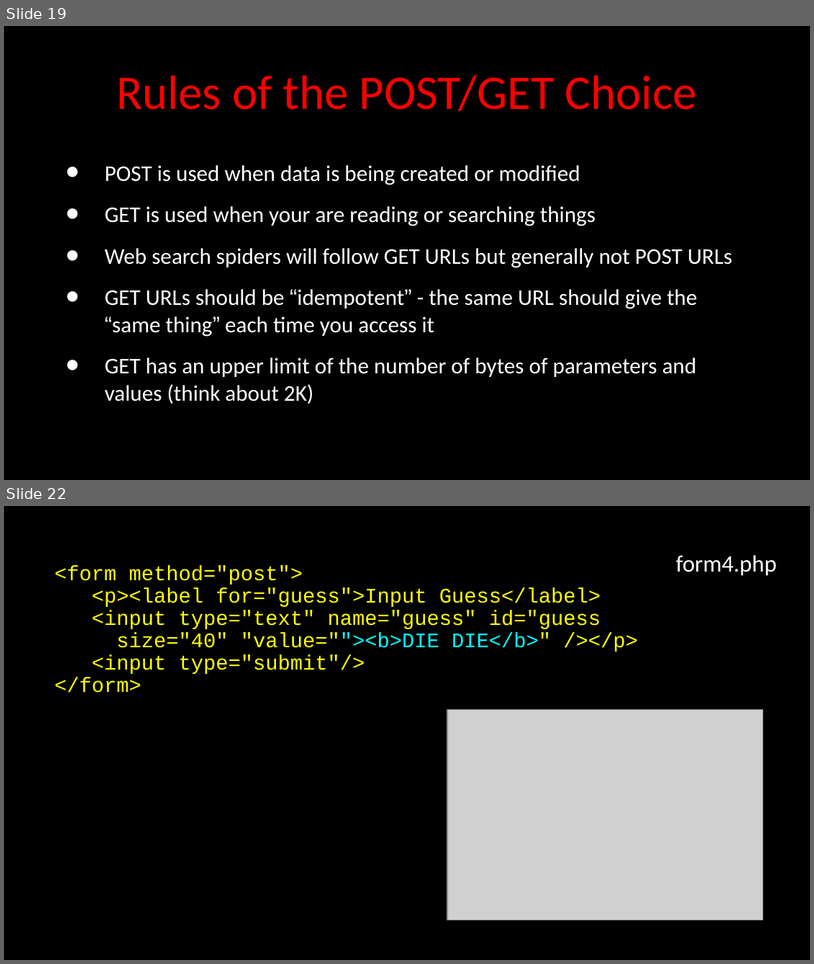
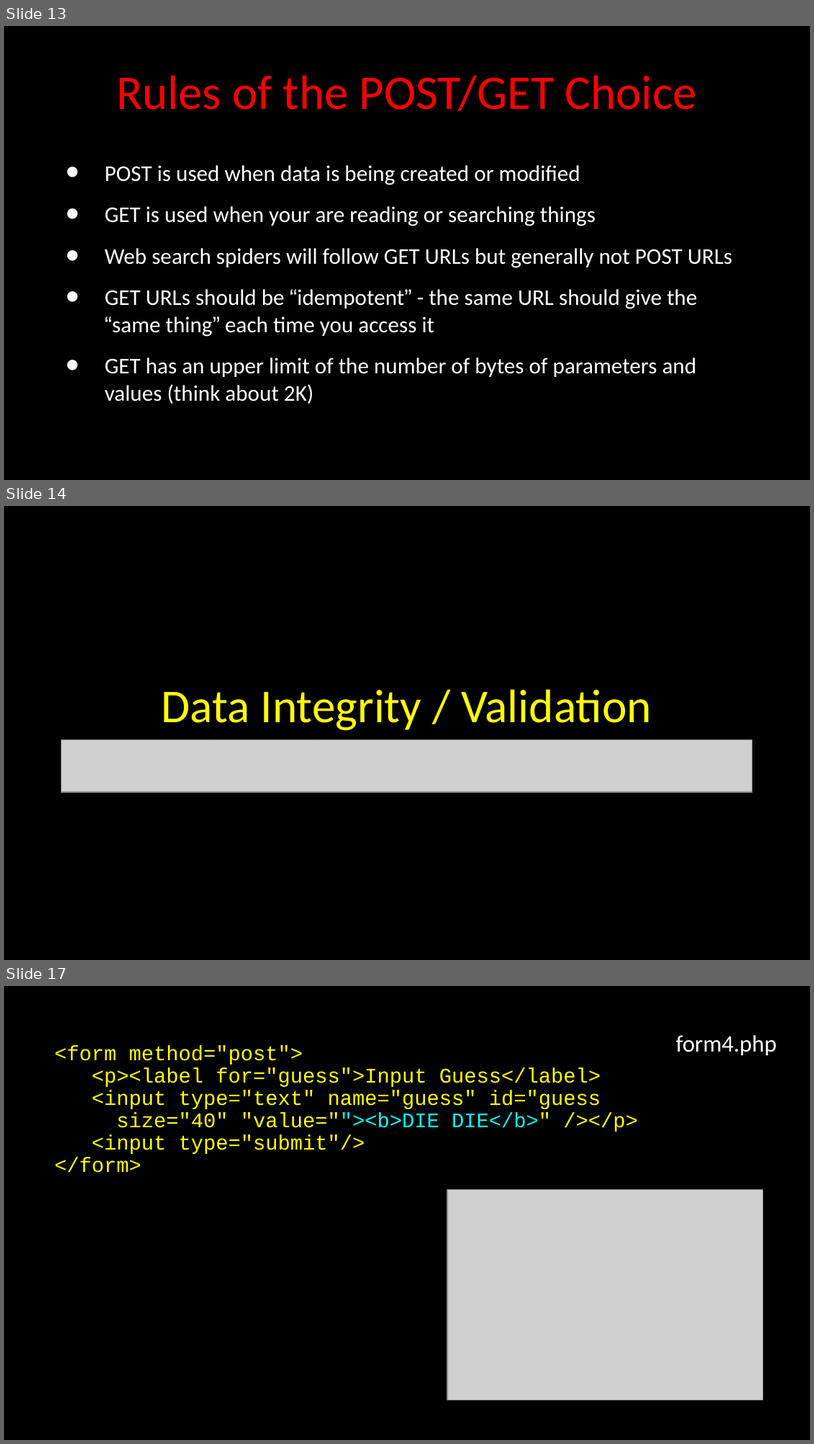
Before and after one commit to csev/wa4e, a slide deck: lectures/PHP-04-Forms.ppt. Shown one above the other, each under a label of ours: slides 19 and 22 before the commit, slides 13, 14 and 17 after it; the slides between them are not shown. The pictures are 814x964 and 814x1444 pixels, drawn with LibreOffice and Linux fonts; fonts in the diff are those of the drawing; grey boxes stand for pictures. Boxes give left, top, right and bottom in pixels: in the first picture for what was removed or moved away, otherwise in the second. Text is boxed around its words. In the diff, an @@ line names an element or a change of style, - is before the commit and + after.

```diff
--- a/lectures/PHP-04-Forms.ppt
+++ b/lectures/PHP-04-Forms.ppt
@@ slide 14 added at [4, 506, 810, 960], background #000000; not listed: 1 template element that a slide beside it also shows @@
@@ title added at [162, 689, 652, 731], 42 pt, text #FFFF00 @@
+Data Integrity / Validation
@@ picture added at [62, 740, 752, 793] @@
@@ what was slide 19 is now slide 13 @@
@@ what was slide 22 is now slide 17 @@
```
Also in this commit, not shown: 18 slides changed, 3 other slides added, 4 slides removed, 3 other files.
